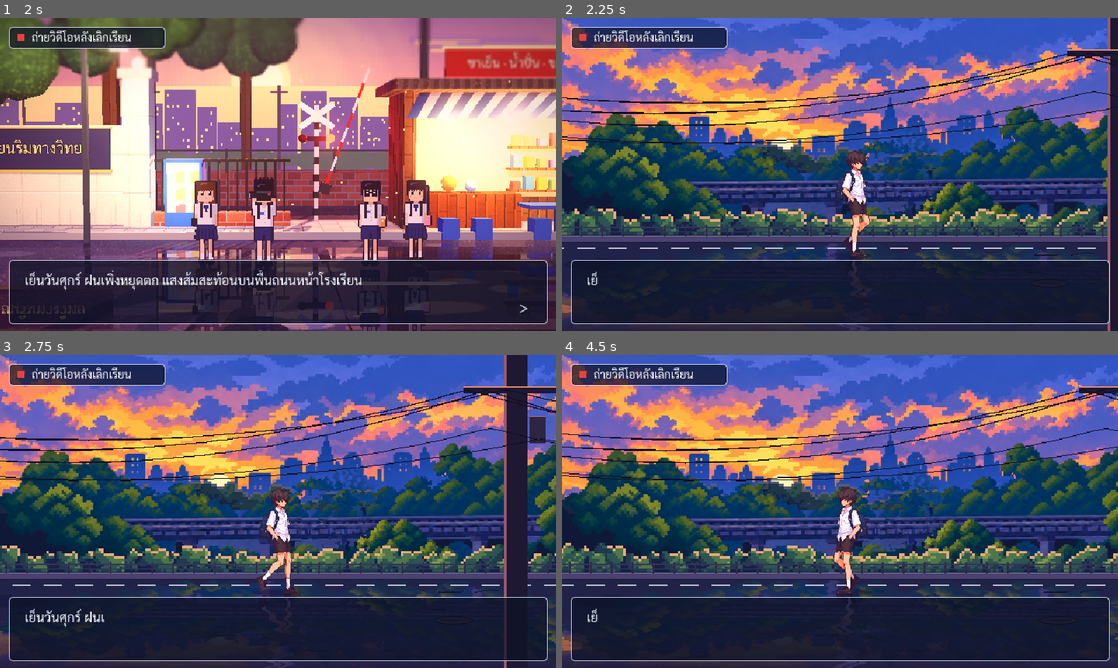
Above: before the commit, frames 1-4 (two rows, left to right).
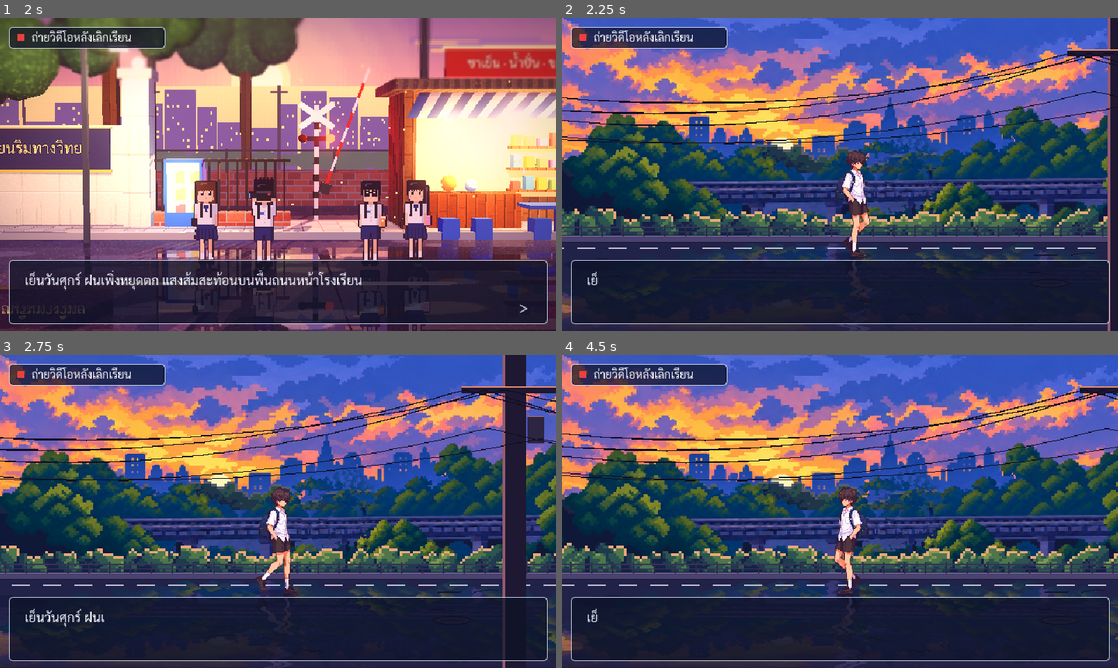
Above: after the commit, the same moments.

Repository: nerfmez/Story-game
Game: Godot game, scene res://scenes/main.tscn
Two runs of this game, one before a commit and one after it. Both use one fixed random seed, a clock stepped at 60 frames per second and the inputs below.
Inputs (mouse positions are in pixels of both pictures, inside the frame that each line leads up to):
- Up to frame 1 (2 s): tap Enter (ui_accept) at 0.5, 0.77, 1.52 s; move the mouse to (400, 158) at 0.52 s; hold Right (ui_right) 0.53-1.28 s; tap Tab at 0.6, 1.35 s; click (400, 158) at 0.67 s; move the mouse to (166, 190) at 1.27 s; hold Left (ui_left) from 1.28 s (still down)
- Up to frame 2 (2.25 s): move the mouse to (895, 105) at 2.02 s; release Left (ui_left) at 2.03 s; hold Right (ui_right) from 2.03 s (still down); tap Tab at 2.1 s
- Up to frame 3 (2.75 s): keep holding Right (ui_right)
- Up to frame 4 (4.5 s): move the mouse to (812, 574) at 2.77 s; tap Tab at 2.85, 3.6, 4.35 s; click (812, 574) at 2.92 s; tap Enter (ui_accept) at 3.02, 3.77 s; move the mouse to (1006, 558) at 3.52 s; release Right (ui_right) at 3.53 s; hold Left (ui_left) from 3.53 s (still down); move the mouse to (673, 464) at 4.27 s

Frame 1 is identical in both runs. In frame 2, 0.1% of the frame differs, in the area x 49-56%, y 42-64%; in frame 3, 2.7%, in the area x 0-100%, y 0-100%; in frame 4, 1.9%.

Commit message:
Fix walking judder: camera runs after the hero, no game-pixel rounding
The shake came from the background, not the sprite: rounding the camera
to whole game pixels made the scene scroll in a 2-0-2-2 screen-pixel
rhythm, and the camera ran before the hero each frame so it lagged a
frame behind. The camera now has a higher process_priority and follows
the unrounded position, so the scene scrolls evenly (1-2-1-2 px).

Walk sheet regenerated without --lock-upper so the upper body animates.

Co-Authored-By: Claude Opus 5.5 <noreply@anthropic.com>
Claude-Session: https://claude.ai/code/session_011NAKRUA9btL4iodwTEM3Dh

Diff:
--- a/scripts/hero_walker.gd
+++ b/scripts/hero_walker.gd
@@ -20,8 +20,6 @@
 @onready var _reflection: Sprite2D = $Reflection
 
 var _anim_time := 0.0
-## ตำแหน่งจริงแบบทศนิยม ตำแหน่งที่วาด (position) ปัดเป็นพิกเซลเต็มเสมอ ภาพจึงไม่สั่น/ไม่เบลอ
-var _x := 0.0
 ## ทิศจากปุ่มบนจอ (-1 ซ้าย, 0 หยุด, 1 ขวา) ตั้งโดย touch_controls.gd
 var touch_dir := 0.0
 ## หันขวาอยู่หรือไม่ (หยุดเดินแล้วท่ายืนหันไปทางที่เดินล่าสุด)
@@ -29,7 +27,6 @@
 
 
 func _ready() -> void:
-	_x = position.x
 	_set_pose(false, false)
 
 
@@ -39,8 +36,7 @@
 		dir = float(Input.is_physical_key_pressed(KEY_D)) - float(Input.is_physical_key_pressed(KEY_A))
 	if dir == 0.0:
 		dir = touch_dir
-	_x += dir * speed * delta
-	position.x = roundf(_x)
+	position.x += dir * speed * delta
 	if dir != 0.0:
 		_facing_right = dir > 0.0
 		_anim_time += delta
--- a/scripts/scene_camera.gd
+++ b/scripts/scene_camera.gd
@@ -22,6 +22,9 @@
 
 func _ready() -> void:
 	_x = position.x
+	# ทำงานหลังตัวละครเดินในเฟรมเดียวกัน (ค่ามากทำทีหลัง) ไม่งั้นกล้องตามหลังหนึ่งเฟรม
+	# และระยะตัวละครกับกล้องจะแกว่งตามเวลาของแต่ละเฟรม = ภาพสั่น
+	process_priority = 10
 	# บนจอสัมผัส "ตำแหน่งเมาส์" คือจุดที่นิ้วแตะ (เช่นปุ่มเดิน) กล้องจะกระตุกตาม จึงปิดการโยก
 	if DisplayServer.is_touchscreen_available() or OS.has_feature("mobile"):
 		mouse_sway = 0.0
@@ -37,10 +40,11 @@
 	var sway := clampf(mouse_x / viewport_width - 0.5, -0.5, 0.5) * 2.0 * mouse_sway
 	var t := 1.0 - exp(-follow_speed * delta)
 	if follow:
-		# ล็อกกล้องกับตัวละครตรงๆ (ตัวละครไม่สั่นบนจอตอนเดิน) ส่วนที่ค่อยๆ เลื่อนคือระยะเยื้อง:
+		# ล็อกกล้องกับตัวละครตรงๆ (ตัวละครอยู่นิ่งบนจอตอนเดิน) ส่วนที่ค่อยๆ เลื่อนคือระยะเยื้อง:
 		# camera_x ในบทกลายเป็นการเลื่อนกล้องออกจากตัวละคร (320 = ตรงกลาง)
+		# ไม่ปัดเป็นพิกเซลเกม: ฉากเลื่อนทีละพิกเซลจอได้ลื่นๆ (ปัดแล้วฉากกระตุกเป็นจังหวะ 1-1-1-0)
 		_extra = lerpf(_extra, follow_offset + (_target_x - 320.0) + sway, t)
-		position.x = follow.position.x + roundf(_extra)
+		position.x = follow.position.x + _extra
 	else:
 		_x = lerpf(_x, clampf(_target_x + sway, min_x, max_x), t)
 		# ปัดเป็นพิกเซลเต็ม ภาพพิกเซลจึงคมไม่สั่น
Binary file changed: assets/characters/hero_walk.png
Binary file changed: docs/walk.gif
Not shown, changed: README.md
